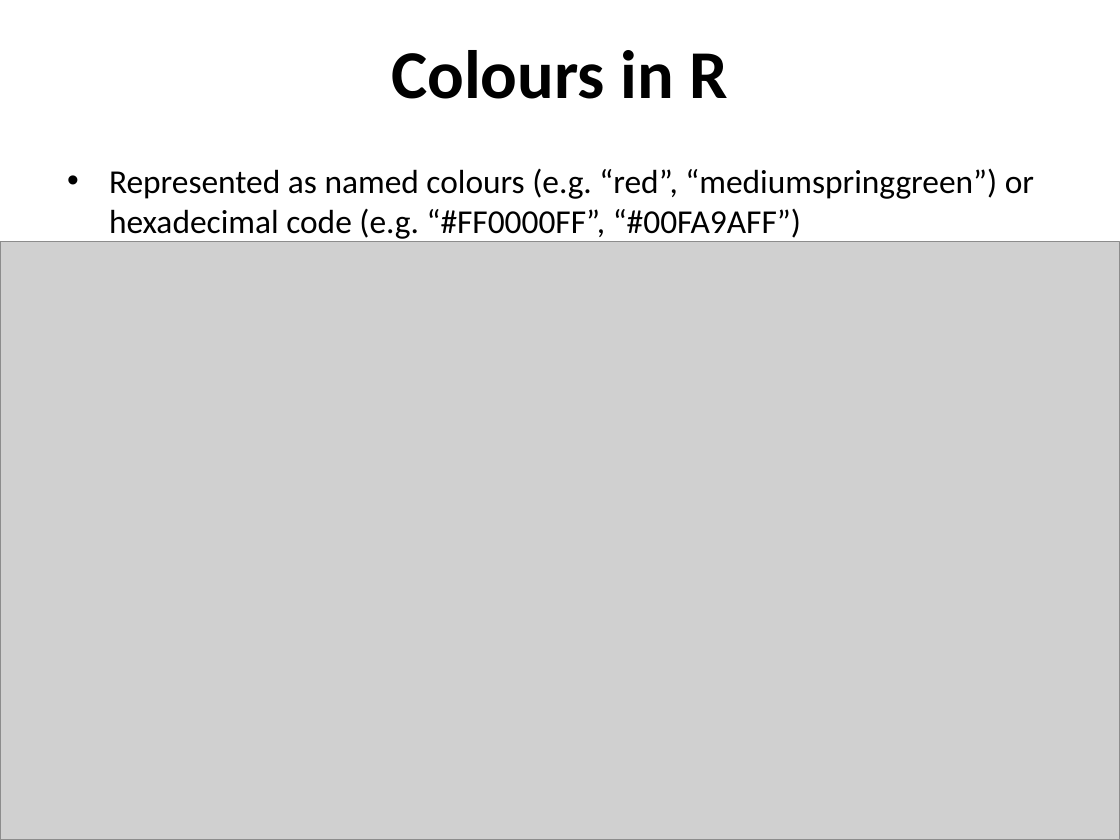
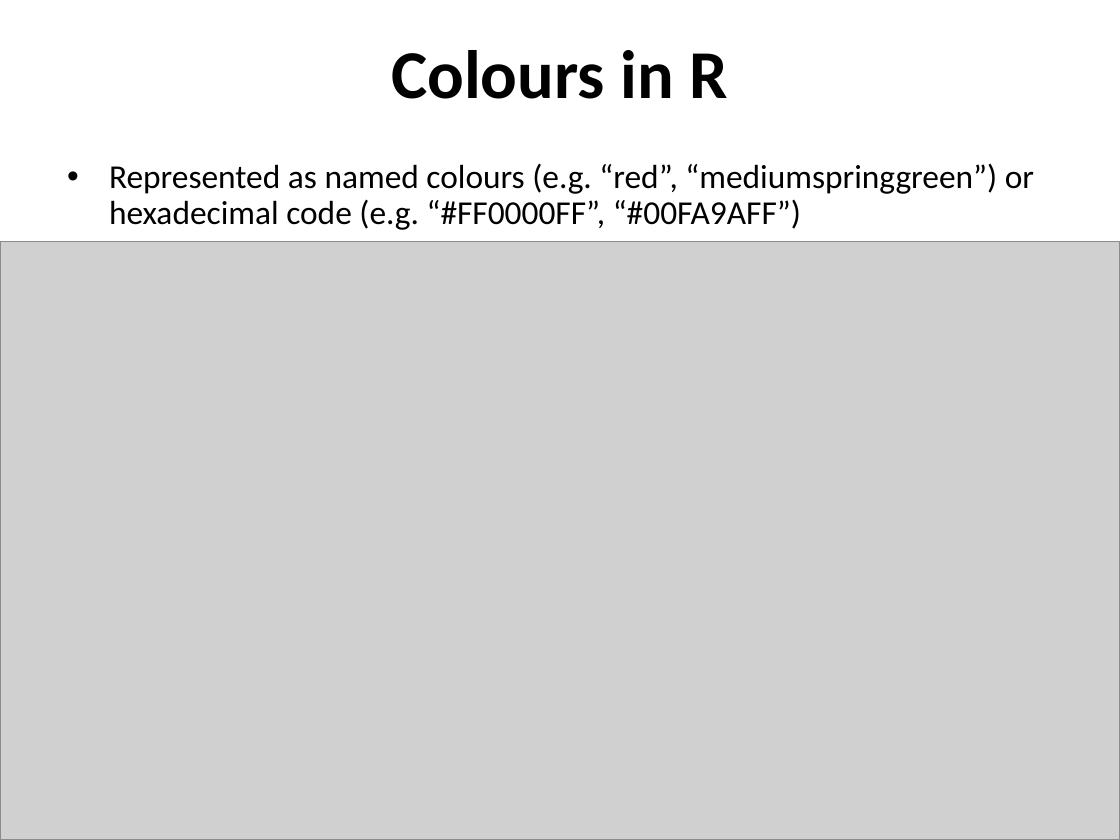
Before and after one commit to sraorao/data_analysis_visualisation_R_HT2022, a slide deck: slide 7 of powerpoint files/Session3.pptx. Drawn at 1120x840 pixels with LibreOffice and Linux fonts; fonts in the diff are those of the drawing; grey boxes stand for pictures. Boxes give left, top, right and bottom in pixels: in the first picture for what was removed or moved away, otherwise in the second. Text is boxed around its words. In the diff, an @@ line names an element or a change of style, - is before the commit and + after.

```diff
--- a/powerpoint files/Session3.pptx
+++ b/powerpoint files/Session3.pptx
@@ text "Represented as named colours (e.g. ..." at (109, 163, 1034, 230): line spacing 1 to 0.9 @@
```
Also in this commit, not shown: 6 other slides changed, 2 slides removed.
